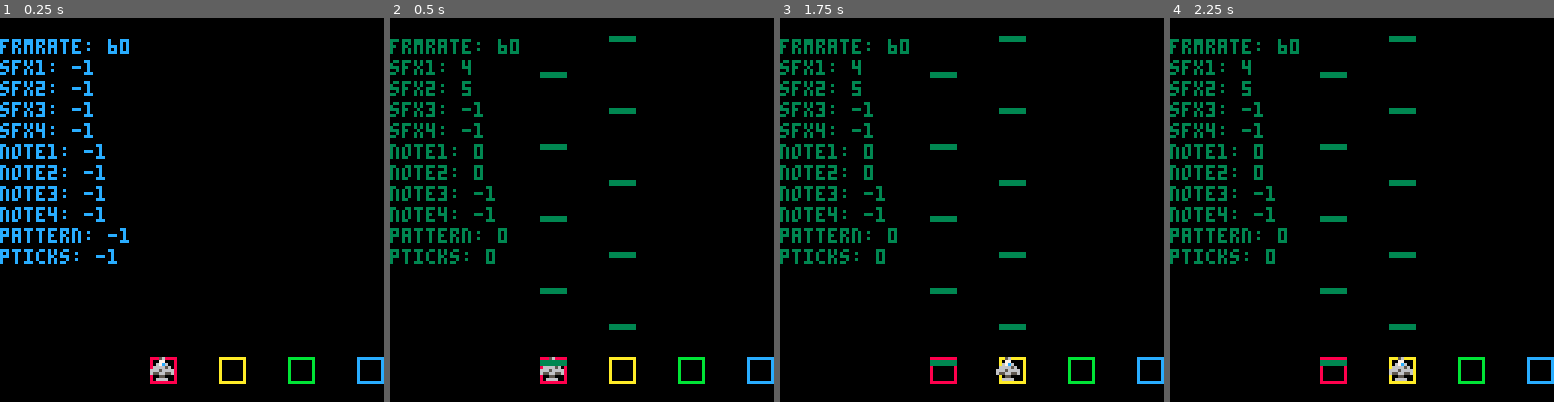
Above: before the commit, frames 1-4 (left to right).
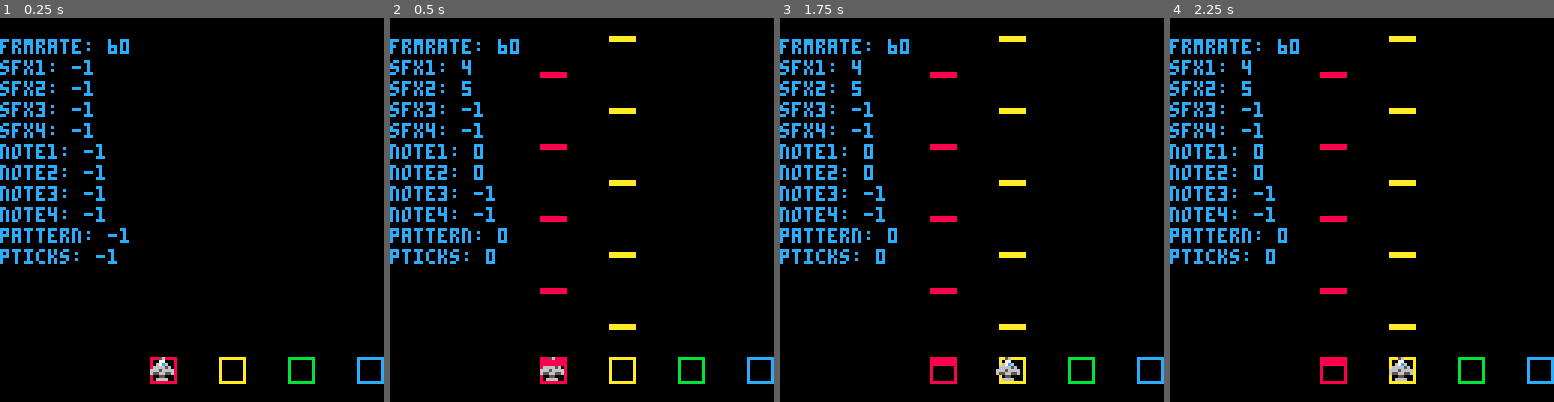
Above: after the commit, the same moments.

Repository: calebbergman/moonshot
Game: PICO-8 cartridge carts/moonbeats.p8
Same seed, same stepped clock (60 frames per second), same inputs: the game is played once before the commit and once after it.
Inputs:
- Up to frame 1 (0.25 s): no input
- Up to frame 2 (0.5 s): tap X (X key) at 0.33 s
- Up to frame 3 (1.75 s): tap X (X key) at 1.07 s; hold Right from 1.6 s (still down)
- Up to frame 4 (2.25 s): tap X (X key) at 1.85 s; release Right at 2.1 s

Frame 1 is identical in both runs. In frame 2, 5.2% of the frame differs, in the area x 0-65%, y 4-91%; in frame 3, 5.2%; in frame 4, 5.2%.

Commit message:
chore: match note and lane color

Diff:
--- a/carts/moonbeats.p8
+++ b/carts/moonbeats.p8
@@ -197,7 +197,7 @@
     if note_is_relevant then
      if nb.pattern[i][j] > 0 then
        note_y=(120 - (j - note_num) * 6) + mid(0, (stat(26) % 20) / 6, 5)
-       rectfill(lane.x[i], note_y, lane.x[i] + lane.width, note_y + 1, 3)
+       rectfill(lane.x[i], note_y, lane.x[i] + lane.width, note_y + 1, lane.color[i])
       end
      end
    end
@@ -243,7 +243,7 @@
  },
  draw=function()
   for i=1,#debug.stats do
-   print(debug.stats[i][1]..": "..stat(debug.stats[i][2]),0,7*i)
+   print(debug.stats[i][1]..": "..stat(debug.stats[i][2]),0,7*i,12)
   end
  end,
 }
